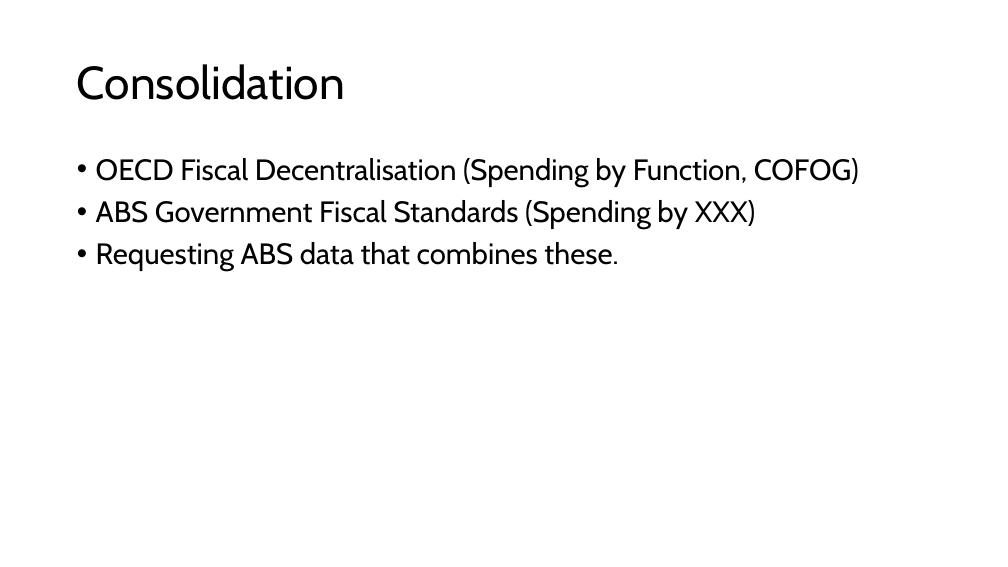
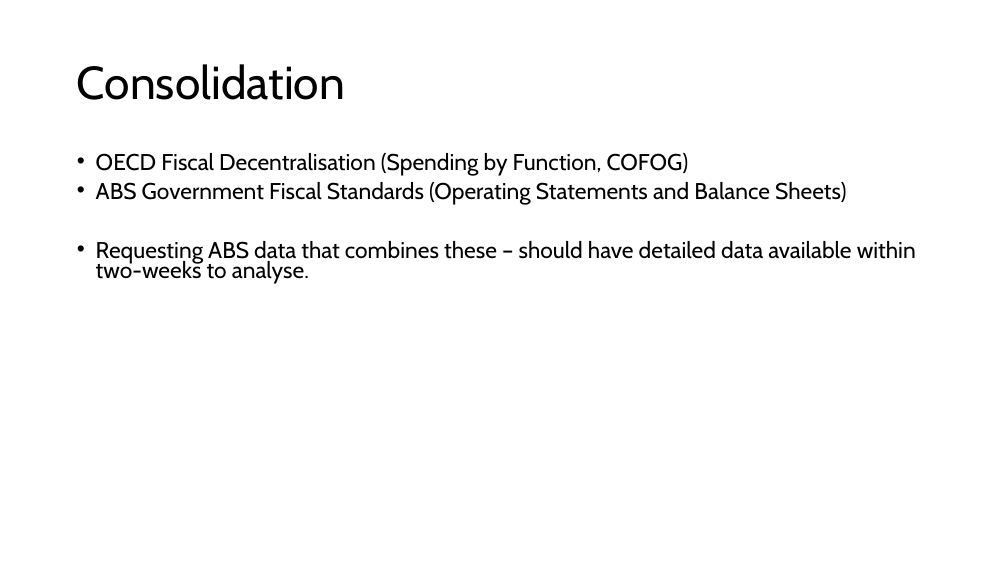
Before and after one commit to Zjub/TVHENZ, a slide deck: slide 10 of e61 Projects/Fiscal sustainability/OECD comparison/Initial external plans.pptx. Drawn at 1008x567 pixels with LibreOffice and Linux fonts; fonts in the diff are those of the drawing. Boxes give left, top, right and bottom in pixels: in the first picture for what was removed or moved away, otherwise in the second. Text is boxed around its words. In the diff, an @@ line names an element or a change of style, - is before the commit and + after.

```diff
--- a/e61 Projects/Fiscal sustainability/OECD comparison/Initial external plans.pptx
+++ b/e61 Projects/Fiscal sustainability/OECD comparison/Initial external plans.pptx
@@ text at (96, 153, 689, 176): size 28 to 21.7 pt in "OECD Fiscal Decentralisation (Spending by Function, COFOG)"; line spacing 0.9 to 0.7 @@
@@ text at (96, 182, 916, 284): text changed; size 28 to 21.7 pt @@
-• ABS Government Fiscal Standards (Spending by XXX)
-• Requesting ABS data that combines these.
+• ABS Government Fiscal Standards (Operating Statements and Balance Sheets)
+• Requesting ABS data that combines these – should have detailed data available within two-weeks to analyse.
```
Also in this commit, not shown: 4 other slides changed, 10 other files.
